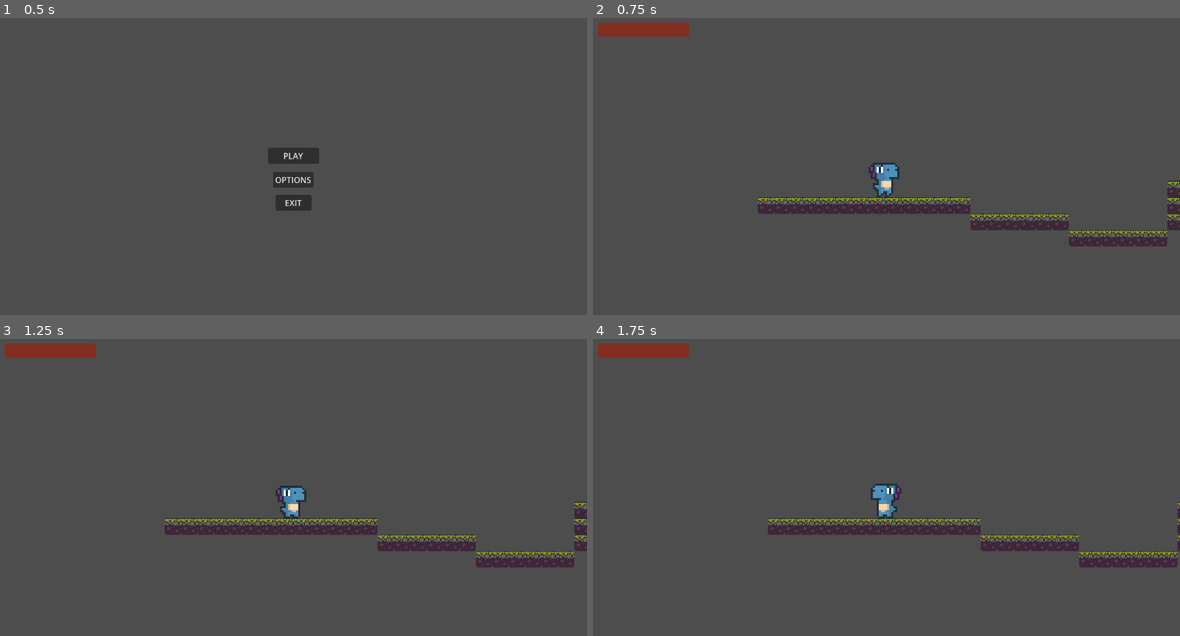
Above: before the commit, frames 1-4 (two rows, left to right).
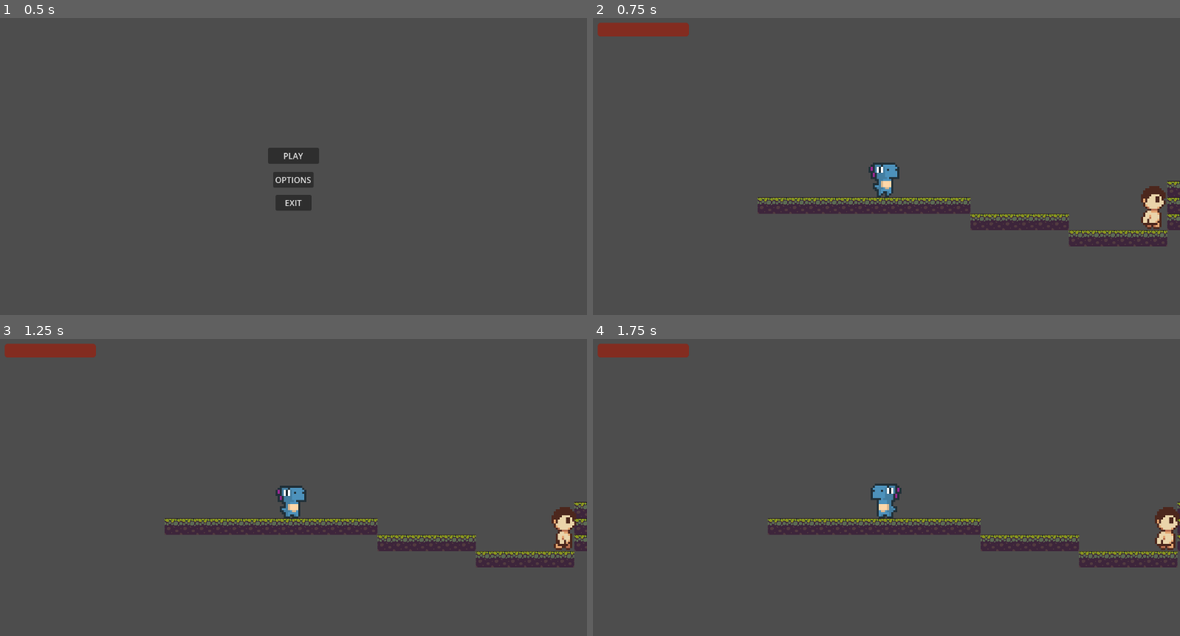
Above: after the commit, the same moments.

Repository: AnaVSSCaldeira/Godot-test
Game: Godot game, scene res://game/scenes/main_menu.tscn
Two runs of this game, one before a commit and one after it. Both use one fixed random seed, a clock stepped at 60 frames per second and the inputs below.
Inputs:
- Up to frame 1 (0.5 s): no input
- Up to frame 2 (0.75 s): click "PLAY" at 0.5 s
- Up to frame 3 (1.25 s): no input
- Up to frame 4 (1.75 s): tap A (tecla_a) at 1.35 s

Frame 1 is identical in both runs. In frame 2, 0.5% of the frame differs, in the area x 93-98%, y 56-71%; in frame 3, 0.4%; in frame 4, 0.5%.

Commit message:
Corrigindo o bug do enemy_1

Diff:
--- a/teste/game/scenes/enemy_1.tscn
+++ b/teste/game/scenes/enemy_1.tscn
@@ -60,7 +60,7 @@
 size = Vector2(10, 21)
 
 [node name="Enemy_1" type="CharacterBody2D"]
-collision_mask = 2
+platform_wall_layers = 1
 script = ExtResource("1_h5k7m")
 
 [node name="Area2D" type="Area2D" parent="."]
@@ -81,5 +81,6 @@
 [node name="Cool2D" type="CollisionShape2D" parent="."]
 position = Vector2(0, 0.5)
 shape = SubResource("RectangleShape2D_gb8yk")
+debug_color = Color(0.900498, 0.273347, 0.391389, 0.42)
 
 [connection signal="body_entered" from="Area2D" to="." method="_on_area_2d_body_entered"]
--- a/teste/game/scenes/fase_1.tscn
+++ b/teste/game/scenes/fase_1.tscn
@@ -1,9 +1,10 @@
-[gd_scene load_steps=7 format=4 uid="uid://pqoxqkq5rh0"]
+[gd_scene load_steps=8 format=4 uid="uid://pqoxqkq5rh0"]
 
 [ext_resource type="Script" path="res://game/scripts/node_2d.gd" id="1_31f7e"]
-[ext_resource type="PackedScene" path="res://game/scenes/didi.tscn" id="2_5r4em"]
+[ext_resource type="PackedScene" uid="uid://hedayj1ib4ok" path="res://game/scenes/didi.tscn" id="2_5r4em"]
 [ext_resource type="Texture2D" uid="uid://bnxwboj6iidc6" path="res://game/images/Tile_02.png" id="3_cfn8a"]
 [ext_resource type="PackedScene" uid="uid://bcsn65xeegepj" path="res://game/scenes/enemy_2.tscn" id="4_qo6p8"]
+[ext_resource type="PackedScene" uid="uid://dwnky3v5ouwhv" path="res://game/scenes/enemy_1.tscn" id="5_5o5pb"]
 
 [sub_resource type="TileSetAtlasSource" id="TileSetAtlasSource_gxn52"]
 texture = ExtResource("3_cfn8a")
@@ -27,4 +28,8 @@
 tile_set = SubResource("TileSet_6wmov")
 
 [node name="Enemy2" parent="." instance=ExtResource("4_qo6p8")]
-position = Vector2(962, 401)
+position = Vector2(989, 416)
+
+[node name="Enemy_1" parent="." instance=ExtResource("5_5o5pb")]
+position = Vector2(733, 502)
+scale = Vector2(4, 4)
